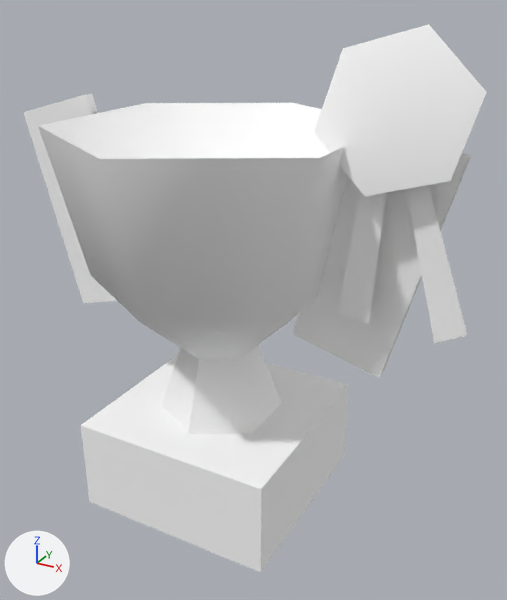
Before and after pictures for a commit that changed the glTF model public/3d/item/model__item__uccmat.ofs_230_0/5370kg3_tr00_e.gltf.
Rendered twice from a 50 mm lens placed at (0.552, -0.877, 0.8), pointed at (0.063, 0.012, 0.356). Lighting does not change. The marker at lower left points along +X, +Y and +Z. The older version comes first.

The first picture shows '5370kg3_tr00_e'.
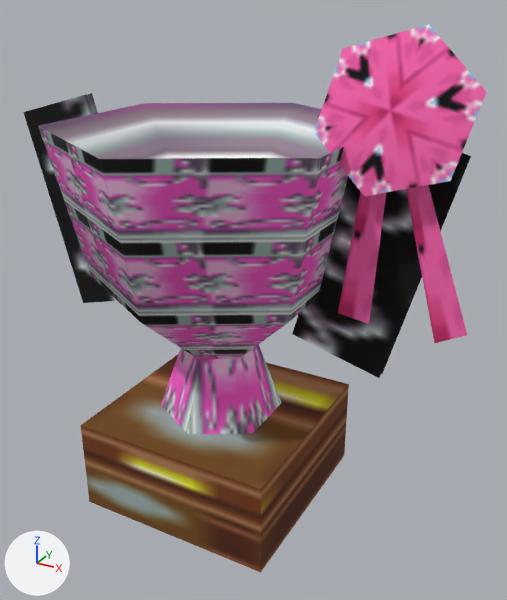
What changed in the scene script:
```text
Add img_tr00_1:
    img_tr00_1 = load_image('tr00_1', '_unpacked/tr00_1', 16, 16, 'sRGB')
Add img_tr00_3:
    img_tr00_3 = load_image('tr00_3', '_unpacked/tr00_3', 8, 16, 'sRGB')
Add img_tr00_2:
    img_tr00_2 = load_image('tr00_2', '_unpacked/tr00_2', 16, 32, 'sRGB')
Add img_tr00_0:
    img_tr00_0 = load_image('tr00_0', '_unpacked/tr00_0', 8, 16, 'sRGB')
Change mat_tr00_0:
    remove mat_tr00_0.base_color = (1.0, 1.0, 1.0)  # white #ffffff
    add mat_tr00_0.texture = img_tr00_0
Change mat_tr00_2:
    remove mat_tr00_2.base_color = (1.0, 1.0, 1.0)  # white #ffffff
    add mat_tr00_2.texture = img_tr00_2
Change mat_tr00_3:
    remove mat_tr00_3.base_color = (1.0, 1.0, 1.0)  # white #ffffff
    add mat_tr00_3.texture = img_tr00_3
Change mat_tr00_1:
    remove mat_tr00_1.base_color = (1.0, 1.0, 1.0)  # white #ffffff
    add mat_tr00_1.texture = img_tr00_1
```

What differs and where, as boxes [x1, y1, x2, y2] in the pictures (507 x 600 px):
'5370kg3_tr00_e', surface changed (darker): [23, 24, 487, 572] in both
